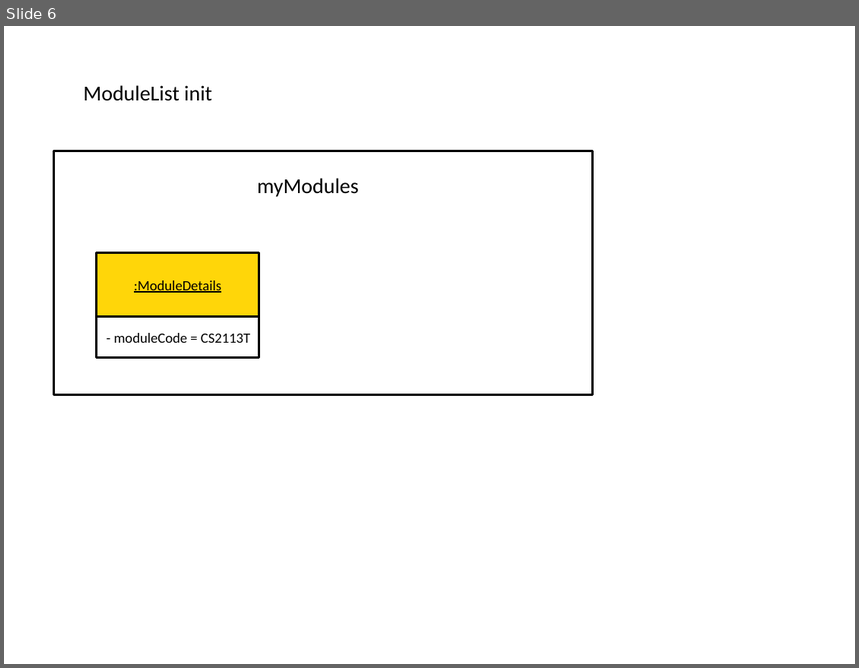
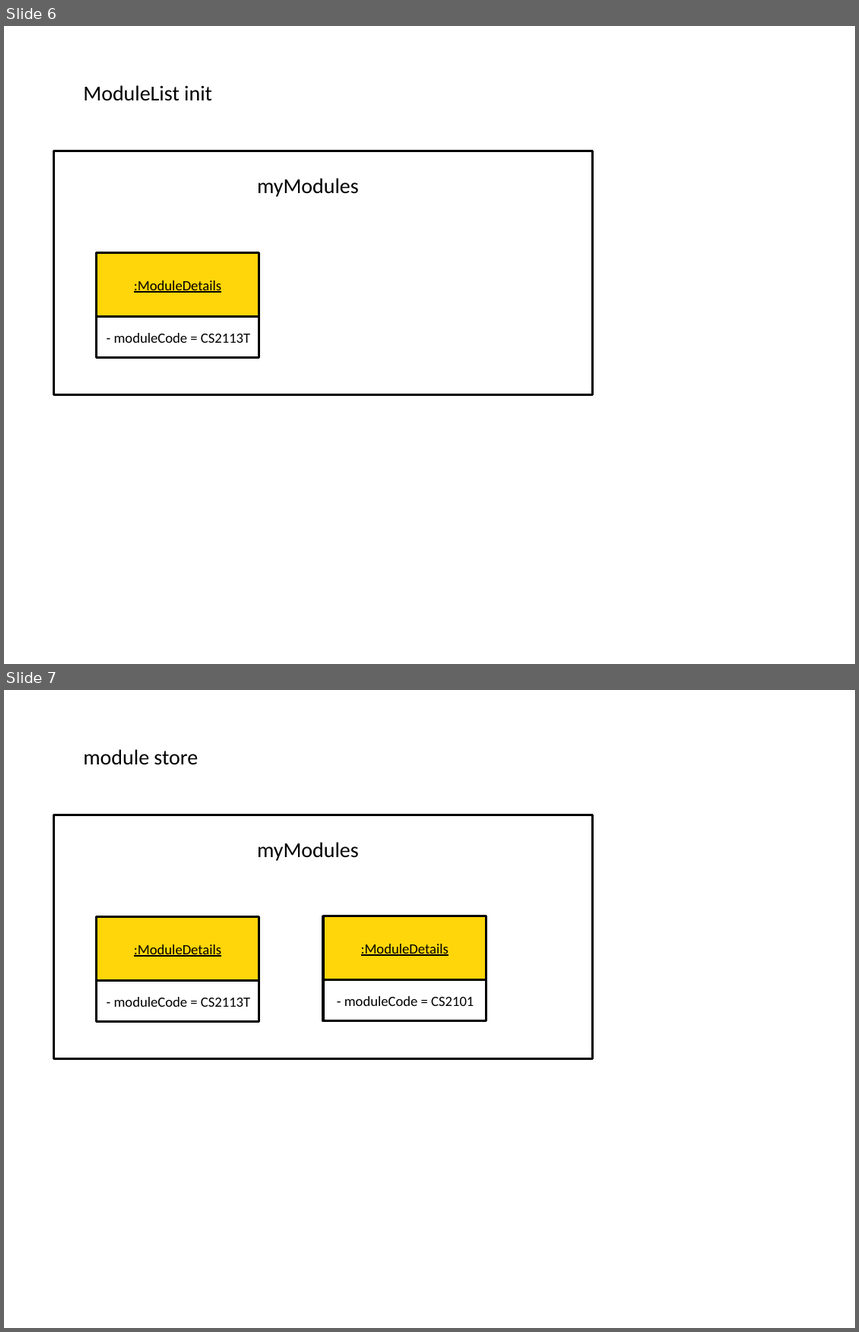
Before and after one commit to shyamgj1900/tp, a slide deck: docs/assets/DG Diagrams.pptx. Shown one above the other, each under a label of ours: slide 6 before the commit, slides 6 and 7 after it. The pictures are 859x668 and 859x1332 pixels, drawn with LibreOffice and Linux fonts; fonts in the diff are those of the drawing. Boxes give left, top, right and bottom in pixels: in the first picture for what was removed or moved away, otherwise in the second. Text is boxed around its words. In the diff, an @@ line names an element or a change of style, - is before the commit and + after.

```diff
--- a/docs/assets/DG Diagrams.pptx
+++ b/docs/assets/DG Diagrams.pptx
@@ slide 7 added at <box>4,690,855,1328</box>, background #FFFFFF @@
@@ text added at <box>83,749,198,765</box>, 18 pt, text #000000 @@
+module store
@@ rectangle added at <box>53,815,592,1059</box>, fill #FFFFFF, outline #000000 2 pt @@
@@ text added at <box>257,842,359,861</box>, 18 pt, text #000000 @@
+myModules
@@ group added at <box>96,917,259,1022</box>: 3 rectangles, 1 text @@
+- moduleCode = CS2113T
+:ModuleDetails
@@ group added at <box>323,916,487,1021</box>: 3 rectangles, 1 text @@
+- moduleCode = CS2101
+:ModuleDetails
```
Also in this commit, not shown: 1 other slide added, 2 other files.
